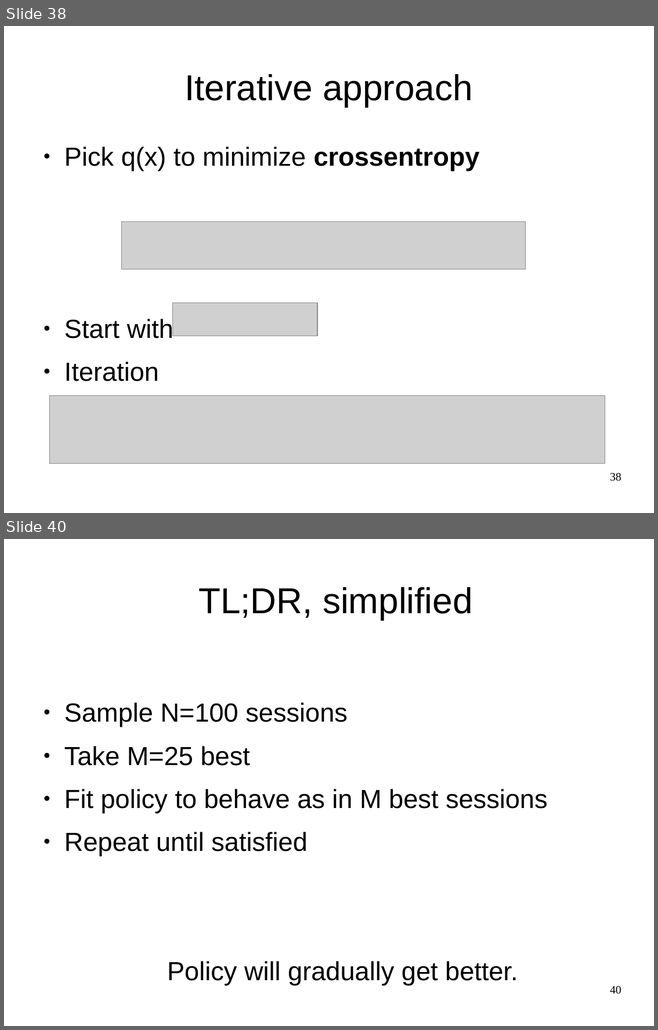
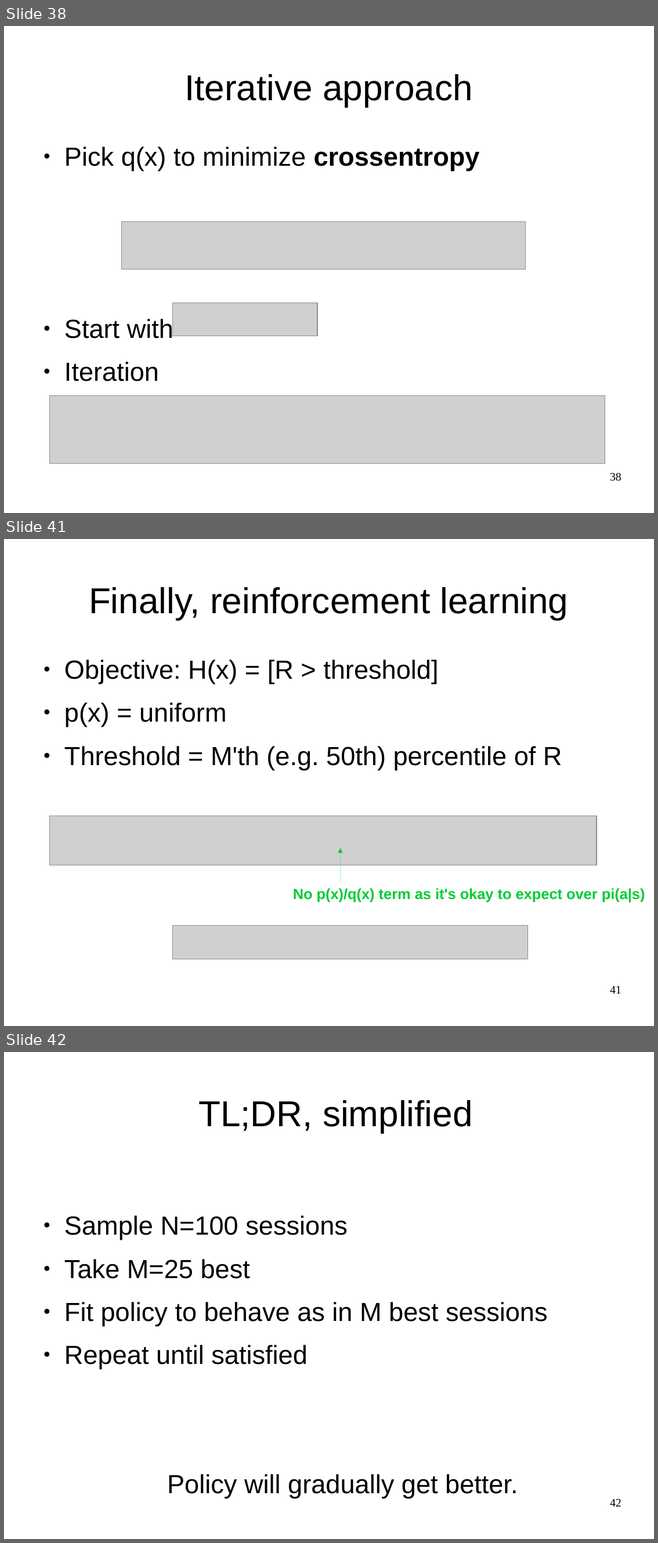
Before and after one commit to yandexdataschool/Practical_RL, a slide deck: week1/lecture1.odp. Shown one above the other, each under a label of ours: slides 38 and 40 before the commit, slides 38, 41 and 42 after it; the slides between them are not shown. The pictures are 658x1030 and 658x1543 pixels, drawn with LibreOffice and Linux fonts; fonts in the diff are those of the drawing; grey boxes stand for pictures. Boxes give left, top, right and bottom in pixels: in the first picture for what was removed or moved away, otherwise in the second. Text is boxed around its words. In the diff, an @@ line names an element or a change of style, - is before the commit and + after.

```diff
--- a/week1/lecture1.odp
+++ b/week1/lecture1.odp
@@ slide 41 added at <box>4,539,654,1026</box>, background #FFFFFF @@
@@ title added at <box>89,587,568,620</box>, 44 pt, text #000000 @@
+Finally, reinforcement learning
@@ text added at <box>64,660,562,770</box>, 32 pt, text #000000 @@
+● Objective: H(x) = [R > threshold]
+● p(x) = uniform
+● Threshold = M'th (e.g. 50th) percentile of R
@@ picture added at <box>49,816,596,866</box> @@
@@ arrow added from (340, 882) to (340, 849), #00CC33 0 pt @@
@@ text added at <box>293,888,645,903</box>, 18 pt, text #00CC33, bold @@
+No p(x)/q(x) term as it's okay to expect over pi(a|s)
@@ picture added at <box>173,926,528,959</box> @@
@@ page number added at <box>610,986,621,994</box>, 14 pt, text #000000 @@
+41
@@ what was slide 40 is now slide 42 @@
@@ page number at <box>610,1499,621,1507</box>: text changed @@
-40
+42
```
Also in this commit, not shown: 3 slides changed, 1 other slide added, 2 other files.
